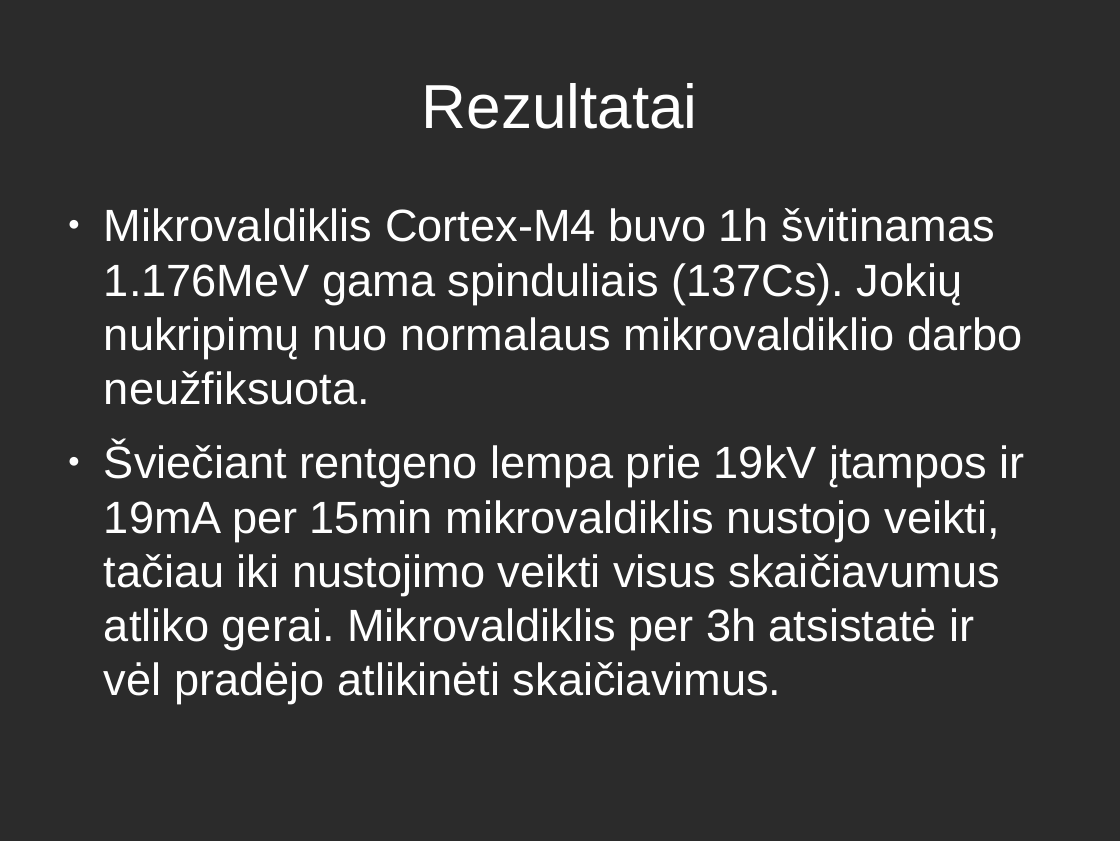
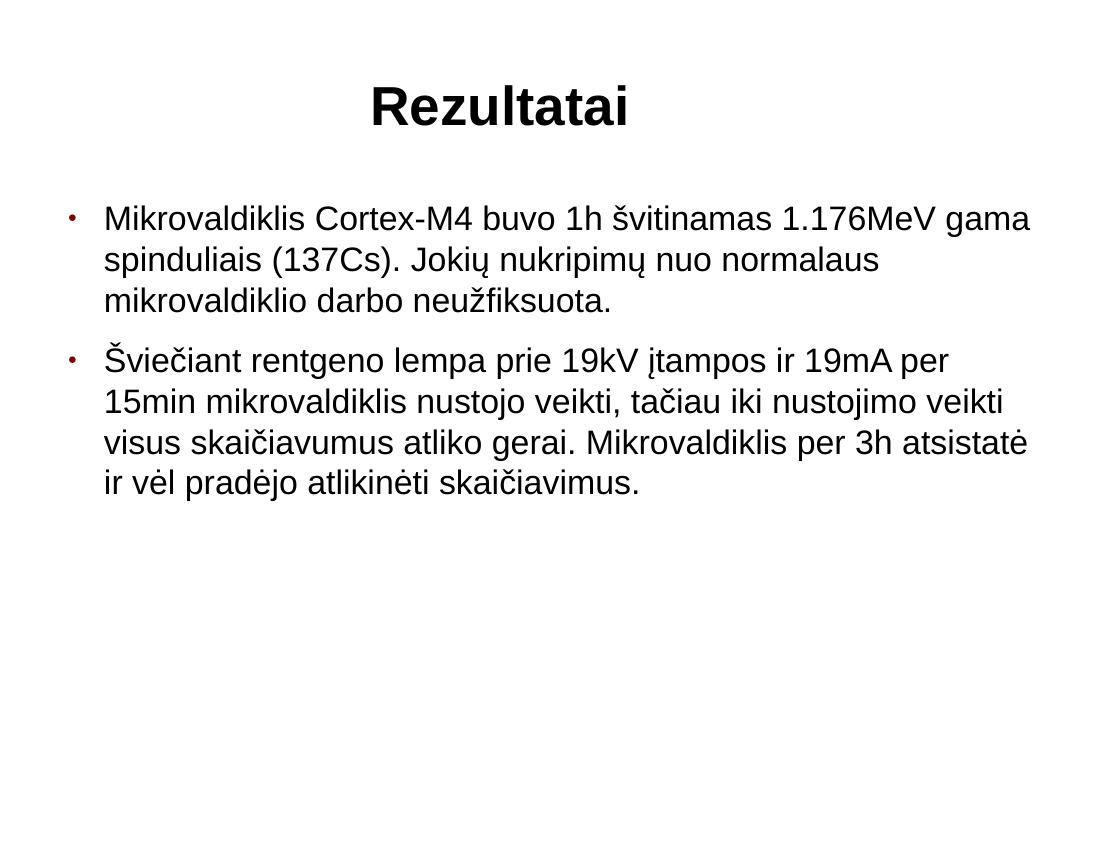
Before and after one commit to kurmis/bakis, a slide deck: slide 13 of pristatymas bak/Mindaugas Kurmauskas.odp. Drawn at 1120x841 pixels with LibreOffice and Linux fonts; fonts in the diff are those of the drawing; background and template pictures are left out; a plain dark background stands for a picture behind light text. Boxes give left, top, right and bottom in pixels: in the first picture for what was removed or moved away, otherwise in the second. Text is boxed around its words. In the diff, an @@ line names an element or a change of style, - is before the commit and + after.

```diff
--- a/pristatymas bak/Mindaugas Kurmauskas.odp
+++ b/pristatymas bak/Mindaugas Kurmauskas.odp
@@ background picture (left out) to #FFFFFF @@
@@ title "Rezultatai" moved from (x1=422, y1=83, x2=698, y2=129) to (x1=370, y1=85, x2=629, y2=126) @@
@@ title "Rezultatai" at (x1=370, y1=85, x2=629, y2=126): size 44 to 38.9 pt, text colour #FFFFFF to #000000, bold on @@
@@ text "Mikrovaldiklis Cortex-M4 buvo 1h švitinamas ..." at (x1=104, y1=205, x2=1030, y2=501): size 32 to 24 pt, text colour #FFFFFF to #000000; bullet colour #FFFFFF to #800000 @@
```
Also in this commit, not shown: 13 other slides changed, 6 other files.
